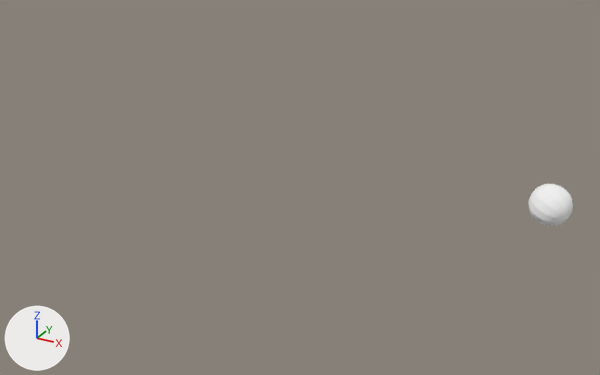
Renders of the glTF model assets/models/orb.gltf from each side of a commit.
Camera for both pictures: a camera (50 mm lens) standing at (30.2, -30.7, 18.2) and looking at (11.1, 4.0, 0.8). Arrows for +X, +Y and +Z are at lower left; the lights stay in place. The first picture is the older version.

The first picture shows 'orb'.
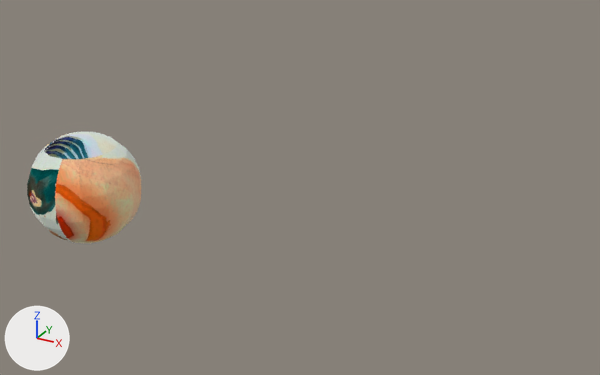
The change, as a diff of the scene's bpy script:
```diff
--- a/assets/models/orb.gltf.py
+++ b/assets/models/orb.gltf.py
@@ img_orb_png @@
+img_orb_png = load_image('orb.png', '../textures/orb.png', 1024, 1024, 'sRGB')
@@ mat_orb @@
 mat_orb = principled_material('orb')
-mat_orb.base_color = (1.0, 1.0, 1.0)  # white #ffffff
+mat_orb.texture = img_orb_png
 mat_orb.metallic = 1.0
@@ ob_orb @@
 ob_orb = bpy.data.objects.new('orb', me_orb)
-ob_orb.location = (22.93, 8.5, 0.64)
-ob_orb.rotation_euler = (1.194, 0.385, -2.043)  # degrees (68, 22, -117)
-ob_orb.scale = (0.343, 0.343, 0.353)
+ob_orb.location = (0.0, 0.0, 0.0)
```

Where the change shows, as pixel boxes [x1, y1, x2, y2] in the pictures (600 x 375 px):
'orb', surface changed, moved, turned, rescaled: before [529, 184, 573, 226]; after [27, 132, 141, 243]
